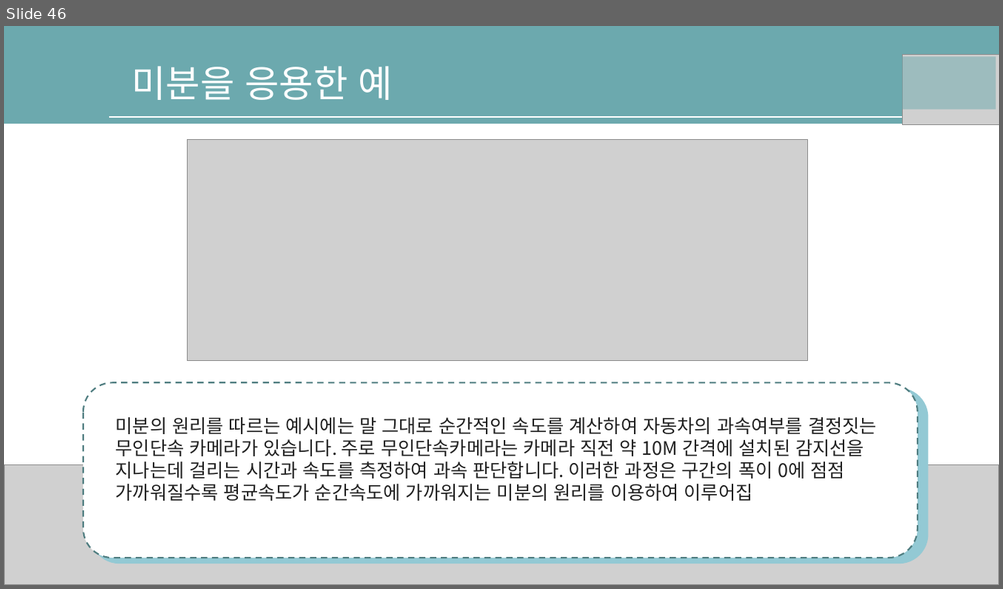
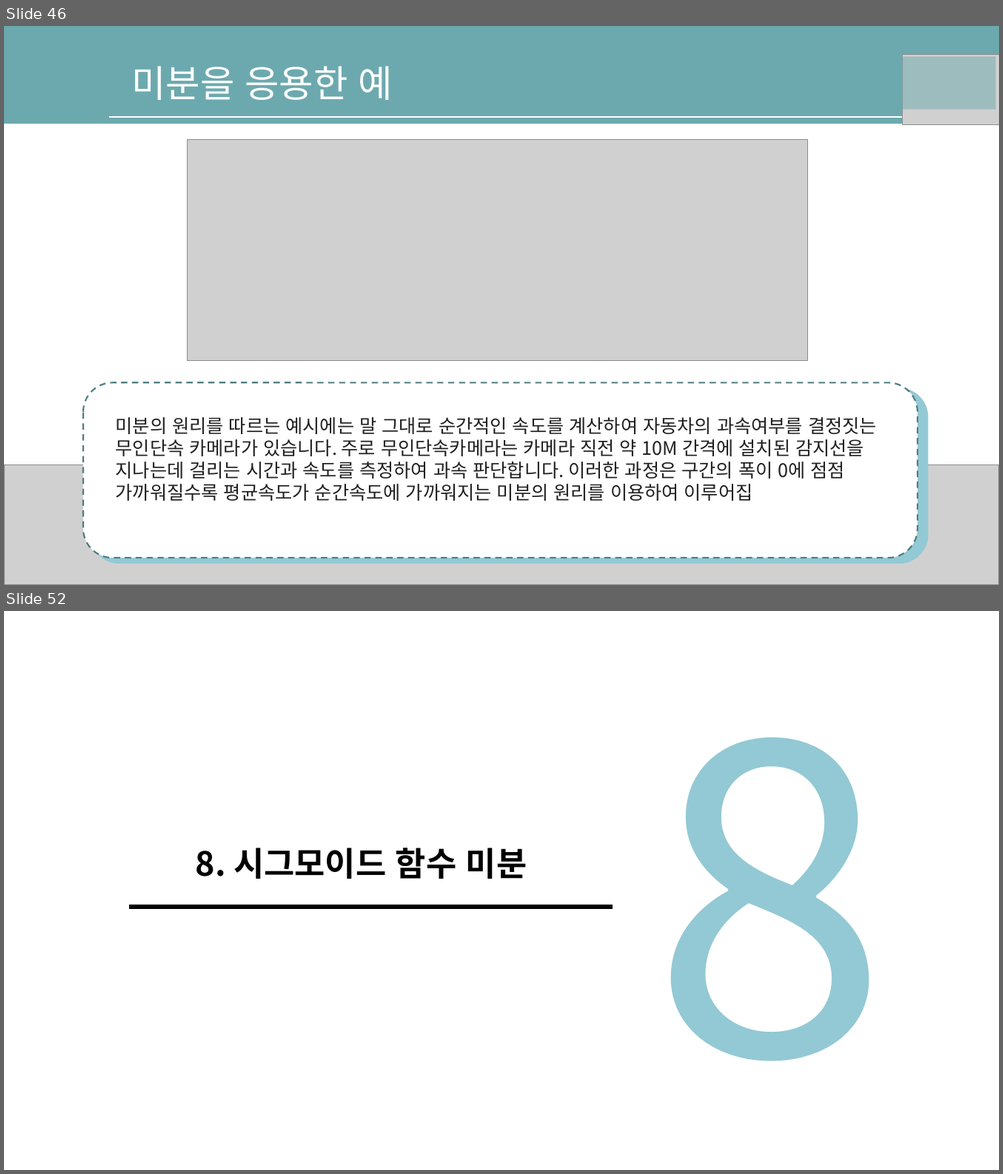
Before and after one commit to nqwrt/ai_doucument, a slide deck: AI-딥러닝을위한-수학공식.pptx. Shown one above the other, each under a label of ours: slide 46 before the commit, slides 46 and 52 after it; the slides between them are not shown. The pictures are 1003x589 and 1003x1174 pixels, drawn with LibreOffice and Linux fonts; fonts in the diff are those of the drawing; grey boxes stand for pictures; background and template pictures are left out. Boxes give left, top, right and bottom in pixels: in the first picture for what was removed or moved away, otherwise in the second. Text is boxed around its words. In the diff, an @@ line names an element or a change of style, - is before the commit and + after.

```diff
--- a/AI-딥러닝을위한-수학공식.pptx
+++ b/AI-딥러닝을위한-수학공식.pptx
@@ slide 52 added at (x1=4, y1=611, x2=999, y2=1170), background #FFFFFF @@
@@ text added at (x1=651, y1=738, x2=888, y2=1062), 413 pt, text #93C9D4 @@
+8
@@ text added at (x1=196, y1=848, x2=526, y2=879), 32 pt, text #000000, bold @@
+8. 시그모이드 함수 미분
@@ line added from (128, 906) to (613, 906), #000000 4.25 pt @@
```
Also in this commit, not shown: 6 other slides added.
